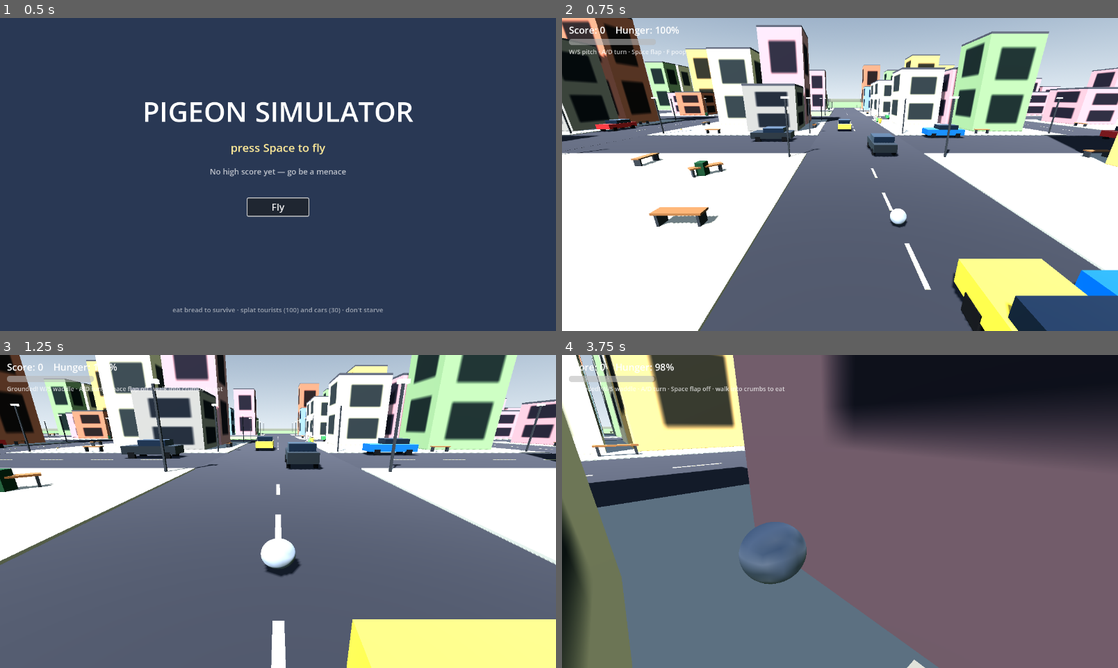
Above: before the commit, frames 1-4 (two rows, left to right).
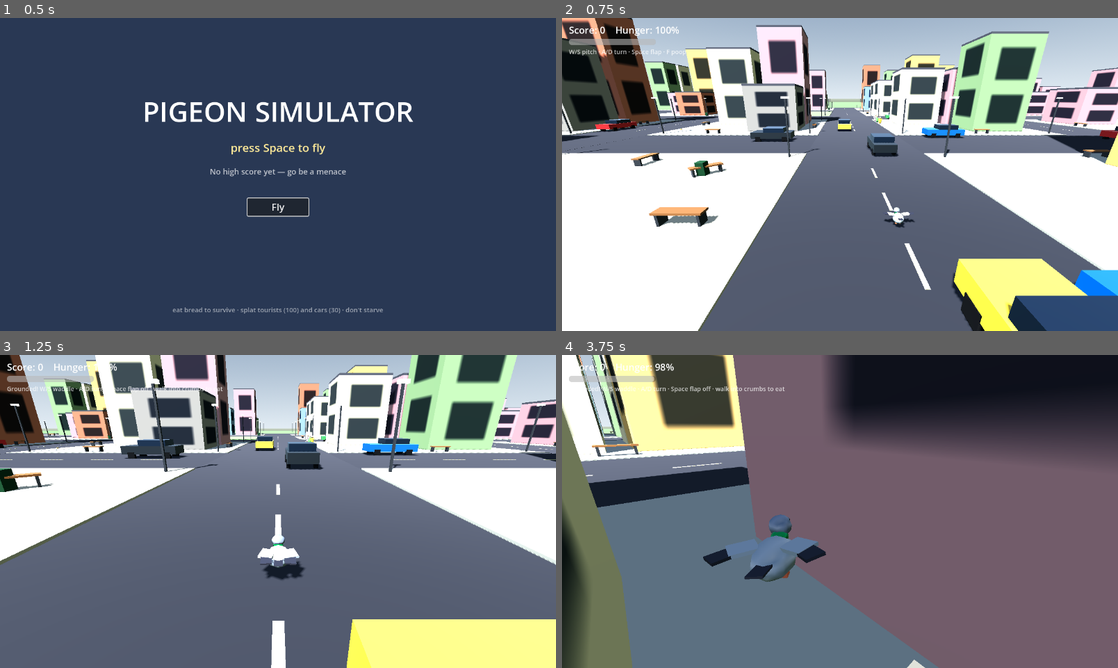
Above: after the commit, the same moments.

Repository: seandmatthews/pigeon-simulator
Game: Godot game, scene res://scenes/menu.tscn
Two runs of this game, one before a commit and one after it. Both use one fixed random seed, a clock stepped at 60 frames per second and the inputs below.
Inputs:
- Up to frame 1 (0.5 s): no input
- Up to frame 2 (0.75 s): click "Fly" at 0.5 s
- Up to frame 3 (1.25 s): no input
- Up to frame 4 (3.75 s): hold D (turn_right) 1.28-2.03 s; hold Space (flap) 1.28-2.03 s; hold S (pitch_down) 2.03-2.78 s; tap F (poop) at 2.1, 3.6 s; tap Space (flap) at 2.27, 2.3, 2.57 s; hold D (turn_right) 2.78-3.53 s; hold Space (flap) 2.78-3.53 s; hold W (pitch_up) from 3.53 s (still down)

Frame 1 is identical in both runs. In frame 2, 0.1% of the frame differs, in the area x 58-64%, y 60-67%; in frame 3, 0.5%; in frame 4, 1.5%, in the area x 25-48%, y 50-74%.

Commit message:
feat(pigeon): low-poly primitive bird with flap/glide/dive/waddle/peck poses (T-011)

Diff:
--- /dev/null
+++ b/scenes/pigeon_visual.tscn
@@ -0,0 +1,147 @@
+[gd_scene load_steps=18 format=3]
+
+[ext_resource type="Script" path="res://scripts/pigeon_visual.gd" id="1_bird"]
+
+[sub_resource type="StandardMaterial3D" id="Mat_body"]
+albedo_color = Color(0.62, 0.64, 0.68, 1)
+roughness = 0.85
+
+[sub_resource type="StandardMaterial3D" id="Mat_dark"]
+albedo_color = Color(0.24, 0.24, 0.28, 1)
+roughness = 0.85
+
+[sub_resource type="StandardMaterial3D" id="Mat_sheen"]
+albedo_color = Color(0.08, 0.62, 0.34, 1)
+metallic = 0.7
+roughness = 0.25
+
+[sub_resource type="StandardMaterial3D" id="Mat_head"]
+albedo_color = Color(0.52, 0.54, 0.6, 1)
+roughness = 0.85
+
+[sub_resource type="StandardMaterial3D" id="Mat_eye"]
+albedo_color = Color(0.08, 0.08, 0.09, 1)
+roughness = 0.4
+
+[sub_resource type="StandardMaterial3D" id="Mat_beak"]
+albedo_color = Color(0.28, 0.24, 0.2, 1)
+roughness = 0.6
+
+[sub_resource type="StandardMaterial3D" id="Mat_feet"]
+albedo_color = Color(0.78, 0.42, 0.3, 1)
+roughness = 0.8
+
+[sub_resource type="SphereMesh" id="Mesh_body"]
+material = SubResource("Mat_body")
+radius = 0.26
+height = 0.52
+radial_segments = 8
+rings = 5
+
+[sub_resource type="SphereMesh" id="Mesh_neck"]
+material = SubResource("Mat_sheen")
+radius = 0.095
+height = 0.19
+radial_segments = 7
+rings = 4
+
+[sub_resource type="SphereMesh" id="Mesh_head"]
+material = SubResource("Mat_head")
+radius = 0.12
+height = 0.24
+radial_segments = 8
+rings = 5
+
+[sub_resource type="SphereMesh" id="Mesh_eye"]
+material = SubResource("Mat_eye")
+radius = 0.02
+height = 0.04
+radial_segments = 6
+rings = 3
+
+[sub_resource type="CylinderMesh" id="Mesh_beak"]
+material = SubResource("Mat_beak")
+top_radius = 0.0
+bottom_radius = 0.03
+height = 0.13
+radial_segments = 6
+
+[sub_resource type="BoxMesh" id="Mesh_tail"]
+material = SubResource("Mat_dark")
+size = Vector3(0.14, 0.02, 0.24)
+
+[sub_resource type="BoxMesh" id="Mesh_wing"]
+material = SubResource("Mat_body")
+size = Vector3(0.26, 0.04, 0.24)
+
+[sub_resource type="BoxMesh" id="Mesh_tip"]
+material = SubResource("Mat_dark")
+size = Vector3(0.2, 0.03, 0.18)
+
+[sub_resource type="BoxMesh" id="Mesh_foot"]
+material = SubResource("Mat_feet")
+size = Vector3(0.05, 0.1, 0.09)
+
+[node name="Pigeon" type="Node3D"]
+script = ExtResource("1_bird")
+
+[node name="Body" type="MeshInstance3D" parent="."]
+transform = Transform3D(0.8, 0, 0, 0, 0.75, 0, 0, 0, 1.1, 0, -0.05, 0.02)
+mesh = SubResource("Mesh_body")
+
+[node name="Neck" type="MeshInstance3D" parent="."]
+transform = Transform3D(1, 0, 0, 0, 0.85, 0, 0, 0, 1, 0, 0.06, -0.2)
+mesh = SubResource("Mesh_neck")
+
+[node name="HeadPivot" type="Node3D" parent="."]
+transform = Transform3D(1, 0, 0, 0, 1, 0, 0, 0, 1, 0, 0.14, -0.24)
+
+[node name="Head" type="MeshInstance3D" parent="HeadPivot"]
+transform = Transform3D(1, 0, 0, 0, 1, 0, 0, 0, 1, 0, 0.02, 0)
+mesh = SubResource("Mesh_head")
+
+[node name="Beak" type="MeshInstance3D" parent="HeadPivot"]
+transform = Transform3D(1, 0, 0, 0, 1, 0, 0, 0, 1, 0, 0, -0.15)
+mesh = SubResource("Mesh_beak")
+
+[node name="EyeL" type="MeshInstance3D" parent="HeadPivot"]
+transform = Transform3D(1, 0, 0, 0, 1, 0, 0, 0, 1, -0.075, 0.06, -0.055)
+mesh = SubResource("Mesh_eye")
+
+[node name="EyeR" type="MeshInstance3D" parent="HeadPivot"]
+transform = Transform3D(1, 0, 0, 0, 1, 0, 0, 0, 1, 0.075, 0.06, -0.055)
+mesh = SubResource("Mesh_eye")
+
+[node name="Tail" type="MeshInstance3D" parent="."]
+transform = Transform3D(1, 0, 0, 0, 1, 0, 0, 0, 1, 0, 0.02, 0.34)
+mesh = SubResource("Mesh_tail")
+
+[node name="WingL" type="Node3D" parent="."]
+transform = Transform3D(1, 0, 0, 0, 1, 0, 0, 0, 1, -0.14, 0.08, 0)
+
+[node name="Inner" type="MeshInstance3D" parent="WingL"]
+transform = Transform3D(1, 0, 0, 0, 1, 0, 0, 0, 1, -0.13, 0, -0.01)
+mesh = SubResource("Mesh_wing")
+
+[node name="Tip" type="MeshInstance3D" parent="WingL"]
+transform = Transform3D(1, 0, 0, 0, 1, 0, 0, 0, 1, -0.32, 0, 0.04)
+mesh = SubResource("Mesh_tip")
+
+[node name="WingR" type="Node3D" parent="."]
+transform = Transform3D(1, 0, 0, 0, 1, 0, 0, 0, 1, 0.14, 0.08, 0)
+
+[node name="Inner" type="MeshInstance3D" parent="WingR"]
+transform = Transform3D(1, 0, 0, 0, 1, 0, 0, 0, 1, 0.13, 0, -0.01)
+mesh = SubResource("Mesh_wing")
+
+[node name="Tip" type="MeshInstance3D" parent="WingR"]
+transform = Transform3D(1, 0, 0, 0, 1, 0, 0, 0, 1, 0.32, 0, 0.04)
+mesh = SubResource("Mesh_tip")
+
+[node name="FootL" type="MeshInstance3D" parent="."]
+transform = Transform3D(1, 0, 0, 0, 1, 0, 0, 0, 1, -0.07, -0.24, -0.02)
+mesh = SubResource("Mesh_foot")
+
+[node name="FootR" type="MeshInstance3D" parent="."]
+transform = Transform3D(1, 0, 0, 0, 1, 0, 0, 0, 1, 0.07, -0.24, -0.02)
+mesh = SubResource("Mesh_foot")
--- a/scenes/player.tscn
+++ b/scenes/player.tscn
@@ -1,15 +1,8 @@
-[gd_scene load_steps=7 format=3]
+[gd_scene load_steps=6 format=3]
 
 [ext_resource type="Script" path="res://scripts/player.gd" id="1_player"]
 [ext_resource type="Script" path="res://scripts/chase_camera.gd" id="2_chase_cam"]
-
-[sub_resource type="StandardMaterial3D" id="Mat_pigeon"]
-albedo_color = Color(0.55, 0.57, 0.62, 1)
-
-[sub_resource type="SphereMesh" id="SphereMesh_pigeon"]
-material = SubResource("Mat_pigeon")
-radius = 0.3
-height = 0.6
+[ext_resource type="PackedScene" path="res://scenes/pigeon_visual.tscn" id="3_pigeon"]
 
 [sub_resource type="SphereShape3D" id="SphereShape_pigeon"]
 radius = 0.3
@@ -22,8 +15,7 @@
 collision_mask = 1
 script = ExtResource("1_player")
 
-[node name="Mesh" type="MeshInstance3D" parent="."]
-mesh = SubResource("SphereMesh_pigeon")
+[node name="Pigeon" parent="." instance=ExtResource("3_pigeon")]
 
 [node name="Shape" type="CollisionShape3D" parent="."]
 shape = SubResource("SphereShape_pigeon")
--- a/scripts/main.gd
+++ b/scripts/main.gd
@@ -31,6 +31,7 @@
 	player.grounding_changed.connect(Game.on_grounding_changed) ## Landing ends the combo.
 	player.pooped.connect(_on_player_pooped) ## Release conditions feed the style bonus.
 	bread_spawner.crumb_eaten.connect(Game.hunger.eat)
+	bread_spawner.crumb_eaten.connect(player.peck) ## Every swallowed crumb plays the eat peck (T-011).
 	tourist_spawner.tourist_splatted.connect(_on_tourist_splatted)
 	car_spawner.car_splatted.connect(_on_car_splatted)
 	Game.hit_scored.connect(_on_hit_scored)
--- /dev/null
+++ b/scripts/pigeon_visual.gd
@@ -0,0 +1,185 @@
+class_name PigeonVisual
+extends Node3D
+## The low-poly pigeon presentation (T-011), hand-built from primitives in
+## `scenes/pigeon_visual.tscn` — gray body, darker wingtips and tail, green
+## metallic neck sheen, orange feet. The player's flight state machine drives
+## it through `drive()` every physics frame: the pose always mirrors the
+## physics state (GLIDE wings-out / DIVE wings-swept in the air, WADDLE /
+## STAND folded on the ground), so picture and model cannot desync for long.
+## Two timed overlays ride on top of the base pose: the flap beat, triggered
+## on every real flap impulse, and the comedic head-slam peck, triggered when
+## a crumb is eaten. All tunables are @export for live tweaking.
+
+## The base poses — which one is active follows the player's state machine.
+enum Pose { GLIDE, DIVE, WADDLE, STAND }
+
+@export_group("Waddle")
+@export var grounded_squat: float = 0.82 ## Root Y scale while grounded — readable "I'm walking now" pose.
+@export var waddle_bob_rate: float = 10.0 ## Bob cycles per second while waddling.
+@export var waddle_bob_height: float = 0.03 ## Vertical bob amplitude (m).
+@export var waddle_sway: float = 0.1 ## Cosmetic roll amplitude of the waddle bob (rad).
+@export var head_thrust: float = 0.05 ## Forward head-thrust amplitude while waddling (m) — the pigeon head-bob.
+
+@export_group("Wing poses")
+@export var glide_lift: float = 0.14 ## Wing dihedral (rad above horizontal) in the glide pose.
+@export var dive_lift: float = 0.05 ## Wing lift while diving — near the body plane.
+@export var folded_lift: float = -0.08 ## Wing lift when folded on the ground (tucked along the flanks).
+@export var glide_sweep: float = 0.0 ## Wing sweep-back (rad) in the glide pose.
+@export var dive_sweep: float = 1.0 ## Wing sweep-back while diving — wings pinned, dive pose.
+@export var folded_sweep: float = 1.3 ## Wing sweep-back when folded on the ground.
+@export var pose_lerp_rate: float = 9.0 ## 1/s the wing joints ease toward the pose targets.
+
+@export_group("Flap beat")
+@export var flap_beat_seconds: float = 0.32 ## Length of one wing beat — mirrors the flap pacing feel.
+@export var flap_lift_amplitude: float = 0.95 ## Wing lift swing (rad) at the middle of a beat.
+
+@export_group("Peck")
+@export var peck_seconds: float = 0.4 ## Length of the whole peck (down and back up).
+@export var peck_angle: float = 1.9 ## How far the head dives down (rad) at the peck's bottom.
+@export var peck_body_pitch: float = 0.22 ## Forward body lean (rad) at the peck's bottom.
+@export var peck_head_lunge: float = 0.06 ## Forward head lunge (m) at the peck's bottom.
+
+@export_group("Idle")
+@export var idle_head_bob: float = 0.012 ## Standing head-bob amplitude (m) — a pigeon never sits still.
+@export var idle_head_rate: float = 2.2 ## Standing head-bob cycles per second.
+
+## The pose currently mirrored from the flight state machine.
+var pose: Pose = Pose.GLIDE
+
+## True while a flap beat overlay is playing.
+var flap_beating: bool:
+	get: return _flap_left > 0.0
+
+
+## True while a peck overlay is playing.
+var pecking: bool:
+	get: return _peck_left > 0.0
+
+
+## Smoothed wing lift angle (rad) — the pose read the sim harness asserts on.
+var wing_lift: float:
+	get: return _lift
+
+
+## Smoothed wing sweep-back angle (rad) — the pose read the sim harness asserts on.
+var wing_sweep: float:
+	get: return _sweep
+
+
+## Current head pitch (rad; negative = beak toward the ground).
+var head_pitch: float:
+	get: return _head.rotation.x if _head != null else 0.0
+
+var _lift: float = 0.0
+var _sweep: float = 0.0
+var _flap_left: float = 0.0
+var _peck_left: float = 0.0
+var _phase: float = 0.0
+var _time: float = 0.0
+var _head_base_z: float = -0.24 ## Matches HeadPivot's scene position; re-read in _ready().
+
+@onready var _head: Node3D = $HeadPivot
+@onready var _wing_l: Node3D = $WingL
+@onready var _wing_r: Node3D = $WingR
+
+
+func _ready() -> void:
+	## Static rigging the scene file keeps rotation-free (repo convention):
+	## the cone beak points forward, the tail fans up, the wingtips sweep back.
+	$HeadPivot/Beak.rotation.x = -PI / 2.0
+	$Tail.rotation.x = -0.16 ## Tail tips up (a +Z-backward mesh pitches down under +X rotation).
+	$WingL/Tip.rotation.y = 0.3
+	$WingR/Tip.rotation.y = -0.3
+	_head_base_z = _head.position.z
+
+
+## Mirror the flight state machine (called by the player every physics frame):
+## picks the base pose from the grounded/moving/diving flags, eases the wing
+## joints toward its targets and plays the ground cosmetics — the waddle bob,
+## sway and squat, the head-thrust bob and the idle head-bob.
+func drive(grounded: bool, moving: bool, diving: bool, delta: float) -> void:
+	_time += delta
+	pose = Pose.WADDLE if grounded and moving else (Pose.STAND if grounded else (Pose.DIVE if diving else Pose.GLIDE))
+	var lift_target := 0.0
+	var sweep_target := 0.0
+	match pose:
+		Pose.DIVE:
+			lift_target = dive_lift
+			sweep_target = dive_sweep
+		Pose.WADDLE, Pose.STAND:
+			lift_target = folded_lift
+			sweep_target = folded_sweep
+		_:
+			lift_target = glide_lift
+			sweep_target = glide_sweep
+	var k := 1.0 - exp(-pose_lerp_rate * delta)
+	_lift = lerpf(_lift, lift_target, k)
+	_sweep = lerpf(_sweep, sweep_target, k)
+
+	_flap_left = maxf(_flap_left - delta, 0.0)
+	_peck_left = maxf(_peck_left - delta, 0.0)
+	var flap_add := 0.0
+	if _flap_left > 0.0:
+		var beat := 1.0 - _flap_left / flap_beat_seconds ## 0 → 1 over the beat.
+		flap_add = sin(beat * TAU) * flap_lift_amplitude
+	var peck := 0.0
+	if _peck_left > 0.0:
+		peck = sin(PI * (1.0 - _peck_left / peck_seconds)) ## Smooth down-and-back envelope.
+
+	## Wing joints. Left extends along −X, right along +X — mirrored signs.
+	var lift := _lift + flap_add
+	_wing_l.rotation.z = -lift
+	_wing_r.rotation.z = lift
+	_wing_l.rotation.y = _sweep
+	_wing_r.rotation.y = -_sweep
+
+	## Root cosmetics (moved verbatim from player.gd's old sphere handling):
+	## the grounded squat, the waddle bob + sway, the peck's forward lean.
+	scale.y = lerpf(scale.y, grounded_squat if grounded else 1.0, k)
+	rotation.x = lerpf(rotation.x, -peck * peck_body_pitch, k)
+	if grounded and moving:
+		_phase += waddle_bob_rate * delta
+		position.y = waddle_bob_height * sin(_phase)
+		rotation.z = waddle_sway * sin(_phase)
+	else:
+		position.y = lerpf(position.y, 0.0, k)
+		rotation.z = lerpf(rotation.z, 0.0, k)
+
+	## The head: thrust-bobs while waddling (the pigeon head-bob), idles with a
+	## slow bob while standing, lunges down and forward for the peck.
+	var head_fwd := 0.0
+	if grounded and moving:
+		head_fwd = head_thrust * maxf(sin(_phase), 0.0)
+	elif grounded:
+		head_fwd = idle_head_bob * sin(_time * idle_head_rate)
+	_head.position.z = _head_base_z - head_fwd - peck * peck_head_lunge
+	_head.rotation.x = lerpf(_head.rotation.x, -peck * peck_angle,
+			1.0 - exp(-25.0 * delta))
+
+
+## Plays one wing beat — the player fires this on every real flap impulse.
+func trigger_flap() -> void:
+	_flap_left = flap_beat_seconds
+
+
+## Plays the peck — Main wires the bread service's crumb_eaten relay to it.
+func trigger_peck() -> void:
+	_peck_left = peck_seconds
+
+
+## Hard-resets the whole presentation (flight reset, restart flow): base pose,
+## overlays, joint angles, root cosmetics and the head rig.
+func reset_pose() -> void:
+	pose = Pose.GLIDE
+	_lift = glide_lift
+	_sweep = glide_sweep
+	_flap_left = 0.0
+	_peck_left = 0.0
+	_phase = 0.0
+	_time = 0.0
+	scale = Vector3.ONE
+	position = Vector3.ZERO
+	rotation = Vector3.ZERO
+	if _head != null:
+		_head.rotation = Vector3.ZERO
+		_head.position.z = _head_base_z
--- a/scripts/player.gd
+++ b/scripts/player.gd
@@ -55,11 +55,9 @@
 @export var waddle_turn_rate: float = 2.6 ## Rad/s turn rate while waddling.
 @export var ground_level_rate: float = 6.0 ## Rad/s the body rights its pitch/roll while on a floor.
 
-@export_group("Ground pose")
-@export var grounded_squat: float = 0.82 ## Mesh Y scale while grounded — readable "I'm walking now" pose.
-@export var waddle_bob_rate: float = 10.0 ## Bob cycles per second while waddling.
-@export var waddle_bob_height: float = 0.03 ## Vertical bob amplitude (m).
-@export var waddle_sway: float = 0.1 ## Cosmetic roll amplitude of the waddle bob (rad).
+@export_group("Pose") ## The visual pose thresholds (T-011) — when the wings read as a dive.
+@export var dive_pose_nose: float = -0.35 ## Nose-pitch sine below which the wings sweep into the dive pose (~20° down).
+@export var dive_pose_min_speed: float = 9.0 ## Forward speed (m/s) the dive pose demands — slow mushes stay glide.
 
 @export_group("Poop")
 @export var poop_scene: PackedScene = preload("res://scenes/poop.tscn") ## Projectile the poop action spawns.
@@ -80,14 +78,17 @@
 	get: return state == State.GROUND
 
 @onready var chase_camera: ChaseCamera = $ChaseCamera
-@onready var _mesh: MeshInstance3D = $Mesh
+@onready var pigeon: PigeonVisual = $Pigeon ## The T-011 presentation, driven from this state machine.
 
 var _flap_timer: float = 0.0
 var _time_since_flap: float = 10.0
 var _poop_timer: float = 0.0
 var _roll: float = 0.0
 var _air_grace: int = 0 ## Frames after a teleport where is_on_floor() is stale and must not trigger a landing.
-var _waddle_phase: float = 0.0
+
+
+func _ready() -> void:
+	flapped.connect(pigeon.trigger_flap) ## Every real flap impulse plays a wing beat (T-011).
 
 
 ## Hard-reset position, orientation and motion (sim harness, later restart flow).
@@ -101,12 +102,9 @@
 	_time_since_flap = 10.0
 	forward_speed = 0.0
 	stalled = false
-	_waddle_phase = 0.0
 	_air_grace = 2
 	_set_state(State.AIR)
-	_mesh.scale = Vector3.ONE
-	_mesh.position = Vector3.ZERO
-	_mesh.rotation = Vector3.ZERO
+	pigeon.reset_pose()
 
 
 func _physics_process(delta: float) -> void:
@@ -192,19 +190,23 @@
 	_roll = new_roll
 
 
-## Cheap readability for the grounded state: a squat plus a bobbing sway while
-## waddling (the real pose/animation arrives with T-011).
+## The presentation (T-011) mirrors this state machine every physics frame:
+## glide/dive in the air, waddle/stand on the ground — the picture is derived
+## from the physics state, so pose and model cannot desync. Flap beats ride on
+## the `flapped` signal (wired in _ready); the eat peck arrives via `peck()`.
 func _update_pose(delta: float) -> void:
-	var k := 1.0 - exp(-10.0 * delta)
-	_mesh.scale.y = lerpf(_mesh.scale.y, grounded_squat if state == State.GROUND else 1.0, k)
 	var walking := state == State.GROUND and Vector2(velocity.x, velocity.z).length() > 0.3
-	if walking:
-		_waddle_phase += waddle_bob_rate * delta
-		_mesh.position.y = waddle_bob_height * sin(_waddle_phase)
-		_mesh.rotation.z = waddle_sway * sin(_waddle_phase)
-	else:
-		_mesh.position.y = lerpf(_mesh.position.y, 0.0, k)
-		_mesh.rotation.z = lerpf(_mesh.rotation.z, 0.0, k)
+	var diving := state == State.AIR and not stalled \
+			and forward_speed > dive_pose_min_speed \
+			and (-transform.basis.z).y < dive_pose_nose
+	pigeon.drive(state == State.GROUND, walking, diving, delta)
+
+
+## The eat peck (T-011): Main wires the bread service's crumb_eaten relay here,
+## so every swallowed crumb plays the comedic head-slam. The defaulted argument
+## lets the crumb's restore-amount signal connect directly.
+func peck(_amount: float = 0.0) -> void:
+	pigeon.trigger_peck()
 
 
 func _set_state(new_state: State) -> void:
--- a/tests/autoplay.gd
+++ b/tests/autoplay.gd
@@ -46,6 +46,7 @@
 var _fps_sum: float = 0.0
 var _fps_samples: int = 0
 var _splats: int = 0 ## Poop splats that landed during the run (T-006 evidence).
+var _poses_seen: Dictionary = {} ## Pigeon poses the run showed (T-011 evidence).
 var _visit_gliding: bool = false ## Latched once the landing glide begins.
 ## Lead-shot altitude ceiling (m). High over the roofs the pilot's own banking
 ## makes the fall-time prediction garbage, so cruise keeps the T-007/T-008
@@ -95,6 +96,7 @@
 	_fps_samples += 1
 	_trace(_elapsed)
 	_drive(_elapsed, delta)
+	_watch_poses()
 	if _elapsed >= _next_shot:
 		_next_shot += SHOT_INTERVAL
 		_capture(int(_elapsed))
@@ -122,11 +124,13 @@
 	var panics: int = _tourists.splat_count if _tourists != null and is_instance_valid(_tourists) else -1
 	var honks: int = _cars.honk_count if _cars != null and is_instance_valid(_cars) else -1
 	var ok: bool = alive and _restart_ok
-	print("AUTOPLAY DONE ok=%s t=%.1f fps=%.0f player=(%.1f, %.1f, %.1f) speed=%.2f hunger=%.0f eaten=%d splats=%d tourists=%d panics=%d honks=%d score=%d high=%d restart=%s run_score=%d run_tourists=%d run_cars=%d" % [
+	var poses := _poses_seen.keys()
+	poses.sort()
+	print("AUTOPLAY DONE ok=%s t=%.1f fps=%.0f player=(%.1f, %.1f, %.1f) speed=%.2f hunger=%.0f eaten=%d splats=%d tourists=%d panics=%d honks=%d score=%d high=%d restart=%s run_score=%d run_tourists=%d run_cars=%d poses=%s" % [
 			ok, _elapsed, fps, where.x, where.y, where.z,
 			_player.velocity.length() if alive else 0.0, _hunger.value, eaten, _splats,
 			tourists, panics, honks, Game.score, Game.high_score,
-			_restart_ok, _pre_score, _pre_tourists, _pre_cars])
+			_restart_ok, _pre_score, _pre_tourists, _pre_cars, ",".join(poses)])
 	get_tree().quit(0 if ok else 1)
 
 
@@ -171,6 +175,20 @@
 		_restart_phase = 2 ## Finishes with restart_ok=false — the gate fails.
 
 
+## T-011 evidence: record which pigeon poses the run actually shows, so the
+## DONE line can prove the presentation is live (flap beats, dive sweep, the
+## waddle and the eat peck all leave a trace here).
+func _watch_poses() -> void:
+	if _player == null or not is_instance_valid(_player):
+		return
+	var bird: PigeonVisual = _player.pigeon
+	if bird.flap_beating:
+		_poses_seen["FLAP"] = true
+	if bird.pecking:
+		_poses_seen["PECK"] = true
+	_poses_seen[String(PigeonVisual.Pose.find_key(bird.pose))] = true
+
+
 ## One-line-per-second progress trace — evidence for the gate log.
 func _trace(t: float) -> void:
 	if fmod(t, 1.0) >= (1.0 / 60.0):
--- a/tests/sim_test.gd
+++ b/tests/sim_test.gd
@@ -112,6 +112,9 @@
 	await _scenario_pause_freezes()
 	await _scenario_game_over_screen()
 	await _scenario_restart_resets()
+	await _scenario_pigeon_air_poses()
+	await _scenario_pigeon_ground_poses()
+	await _scenario_pigeon_peck()
 	print("SIM SUMMARY: %d failure(s)" % _failures)
 	get_tree().quit(1 if _failures > 0 else 0)
 
@@ -1440,3 +1443,89 @@
 	Game.reset_run()
 	main_game.free()
 	_main_game = null
+
+
+## --- scenarios (T-011 pigeon presentation) ----------------------------------
+
+
+## The pose mirrors the flight state: wings out in a glide, a wing beat on
+## every real flap impulse (and the beat ends), wings swept back in a dive.
+func _scenario_pigeon_air_poses() -> void:
+	var bird: PigeonVisual = _player.pigeon
+	## Glide leg: cruise at lift speed — wings extended, unswept.
+	await _set_up(true, Vector3(0.0, 20.0, 0.0), Vector3(0.0, 0.0, -12.0))
+	await _wait_frames(45) ## The wing joints ease to the pose targets.
+	var gliding := bird.pose == PigeonVisual.Pose.GLIDE \
+			and bird.wing_sweep < 0.3 and bird.wing_lift > 0.05
+	## Flap leg: a real flap plays a wing beat, and the beat finishes.
+	await _tap("flap")
+	var beat_seen := false
+	for _i in 10:
+		await get_tree().physics_frame
+		beat_seen = beat_seen or bird.flap_beating
+	await _wait_frames(30) ## 0.5 s > flap_beat_seconds.
+	var beat_done := not bird.flap_beating and bird.pose == PigeonVisual.Pose.GLIDE
+	## Dive leg: nose down past the pose threshold — the wings sweep back.
+	await _set_up(true, Vector3(0.0, 32.0, 0.0), Vector3(0.0, 0.0, -10.0))
+	await _pitch_until("pitch_down", -0.85, 90)
+	await _wait_frames(25)
+	var diving := bird.pose == PigeonVisual.Pose.DIVE and bird.wing_sweep > 0.7
+	_check("pigeon_air_poses_track_flight", gliding and beat_seen and beat_done and diving,
+			"glide=%s (pose %d sweep %.2f lift %.2f) beat=%s done=%s dive=%s (pose %d sweep %.2f)" % [
+					gliding, bird.pose, bird.wing_sweep, bird.wing_lift,
+					beat_seen, beat_done, diving, bird.pose, bird.wing_sweep])
+
+
+## The grounded poses follow the waddle: folded wings standing still, the
+## waddle pose while walking, back to stand when the waddle stops.
+func _scenario_pigeon_ground_poses() -> void:
+	var bird: PigeonVisual = _player.pigeon
+	await _set_up(true, Vector3(0.0, 3.0, 0.0), Vector3.ZERO)
+	await _await_grounded(120)
+	await _wait_frames(45) ## Let the touchdown slide bleed and the wings fold.
+	var standing := bird.pose == PigeonVisual.Pose.STAND \
+			and bird.wing_sweep > 0.7 and bird.wing_lift < 0.0
+	await _hold("pitch_up", 30) ## Half a second of waddling.
+	var waddling := bird.pose == PigeonVisual.Pose.WADDLE
+	await _wait_frames(50) ## Past the walk_decel stop.
+	var rested := bird.pose == PigeonVisual.Pose.STAND
+	_check("pigeon_ground_poses_track_waddle", standing and waddling and rested,
+			"stand=%s (pose %d sweep %.2f lift %.2f) waddle=%s rested=%s (pose %d)" % [
+					standing, bird.pose, bird.wing_sweep, bird.wing_lift,
+					waddling, rested, bird.pose])
+
+
+## Eating a crumb plays the peck — the same wiring Main uses (crumb.eaten →
+## Player.peck): the overlay fires and the beak visibly dives at the ground.
+func _scenario_pigeon_peck() -> void:
+	var bird: PigeonVisual = _player.pigeon
+	var hunger := Hunger.new()
+	hunger.player = _player
+	add_child(hunger)
+	var crumb: BreadCrumb = CRUMB_SCENE.instantiate()
+	crumb.position = Vector3(0.0, 0.16, 0.0)
+	add_child(crumb)
+	crumb.eaten.connect(hunger.eat)
+	crumb.eaten.connect(_player.peck) ## Main's exact wiring.
+	await _set_up(true, Vector3(0.0, 0.4, 1.8), Vector3.ZERO) ## Drop ahead of the crumb…
+	await _await_grounded(90)
+	await _wait_frames(10)
+	hunger.value = 40.0 ## Mid-bar so the +30 restore is measurable (a full bar would just clamp).
+	var hunger0: float = hunger.value
+	var pecked := false
+	var beak_down := false
+	Input.action_press("pitch_up") ## Waddle in and watch for the peck overlay and the beak dive.
+	for _i in 120:
+		await get_tree().physics_frame
+		pecked = pecked or bird.pecking
+		beak_down = beak_down or (bird.pecking and bird.head_pitch < -0.8)
+		if pecked and beak_down:
+			break
+	Input.action_release("pitch_up")
+	var ate := not is_instance_valid(crumb) and hunger.value > hunger0 + 10.0
+	await _wait_frames(30) ## Past the peck length.
+	var peck_ended := not bird.pecking
+	_check("pigeon_pecks_when_eating", ate and pecked and beak_down and peck_ended,
+			"ate=%s pecked=%s beak_down=%s ended=%s (head pitch %.2f)" % [
+					ate, pecked, beak_down, peck_ended, bird.head_pitch])
+	hunger.free()
Not shown, added: scripts/pigeon_visual.gd.uid
Not shown, changed: VERIFICATION.md
Not shown, changed: docs/tickets/T-011-pigeon-presentation.md
